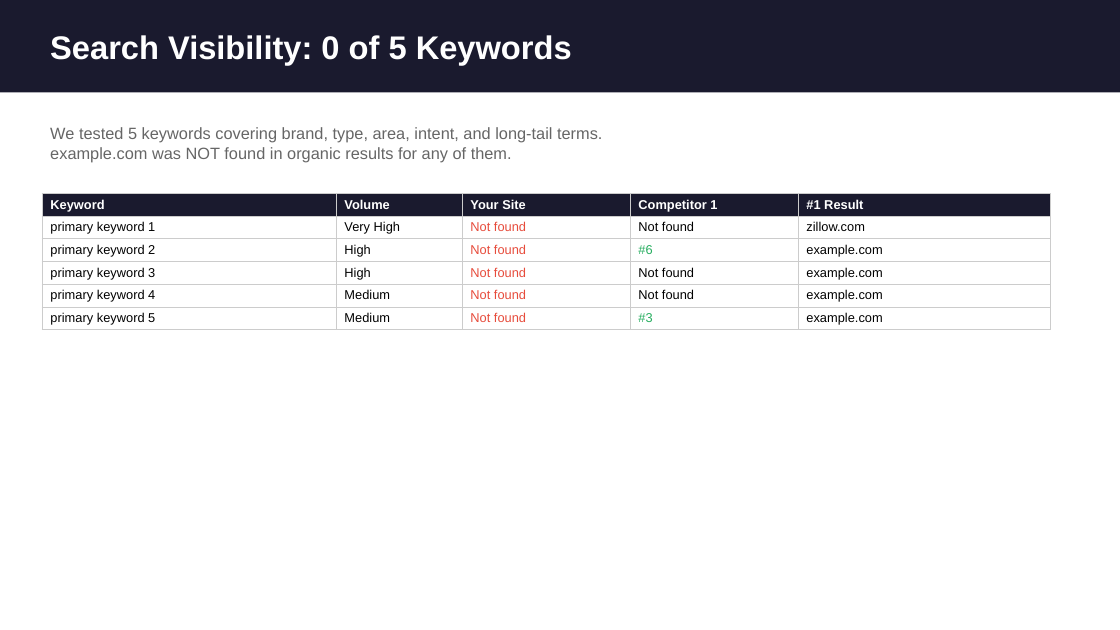
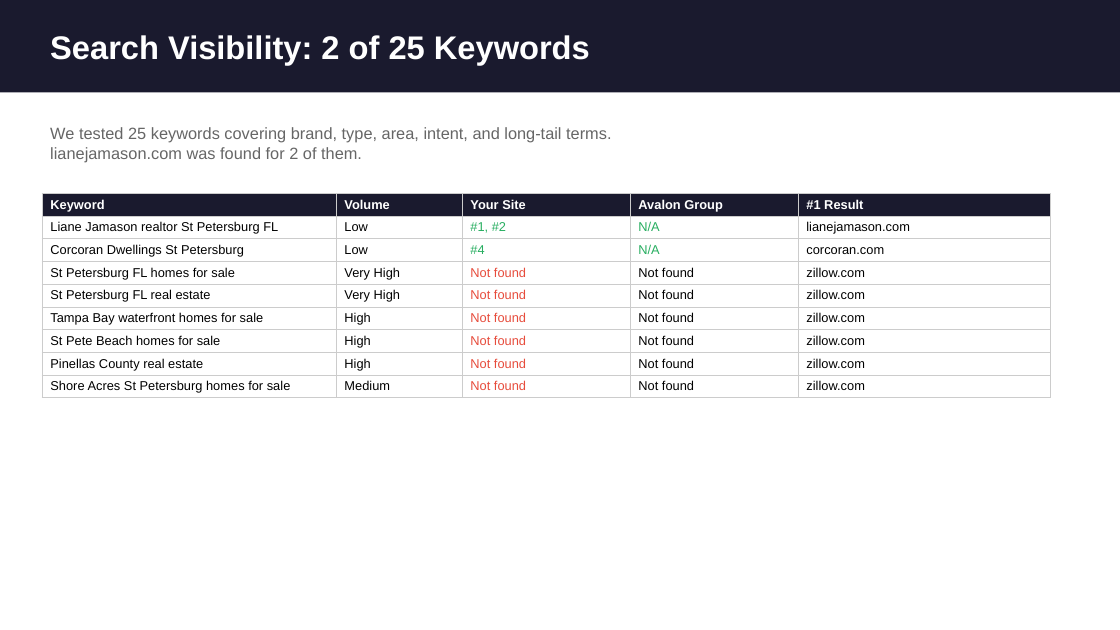
Before and after one commit to tastyppc-marketing/site-audit, a slide deck: slide 4 of clients/liane-jamason/seo/reports/SEO-Audit-Presentation.pptx. Drawn at 1120x630 pixels with LibreOffice and Linux fonts; fonts in the diff are those of the drawing. Boxes give left, top, right and bottom in pixels: in the first picture for what was removed or moved away, otherwise in the second. Text is boxed around its words. In the diff, an @@ line names an element or a change of style, - is before the commit and + after.

```diff
--- a/clients/liane-jamason/seo/reports/SEO-Audit-Presentation.pptx
+++ b/clients/liane-jamason/seo/reports/SEO-Audit-Presentation.pptx
@@ text at [50,35,590,65]: text changed @@
-Search Visibility: 0 of 5 Keywords
+Search Visibility: 2 of 25 Keywords
@@ text at [50,127,611,162]: text changed @@
-We tested 5 keywords covering brand, type, area, intent, and long-tail terms.
-example.com was NOT found in organic results for any of them.
+We tested 25 keywords covering brand, type, area, intent, and long-tail terms.
+lianejamason.com was found for 2 of them.
@@ table at [42,193,1050,397] @@
-row 1: Keyword | Volume | Your Site | Competitor 1 | #1 Result
-row 2: primary keyword 1 | Very High | Not found | Not found | zillow.com
-row 3: primary keyword 2 | High | Not found | #6 | example.com
-row 4: primary keyword 3 | High | Not found | Not found | example.com
-row 5: primary keyword 4 | Medium | Not found | Not found | example.com
-row 6: primary keyword 5 | Medium | Not found | #3 | example.com
+row 1: Keyword | Volume | Your Site | Avalon Group | #1 Result
+row 2: Liane Jamason realtor St Petersburg FL | Low | #1, #2 | N/A | lianejamason.com
+row 3: Corcoran Dwellings St Petersburg | Low | #4 | N/A | corcoran.com
+row 4: St Petersburg FL homes for sale | Very High | Not found | Not found | zillow.com
+row 5: St Petersburg FL real estate | Very High | Not found | Not found | zillow.com
+row 6: Tampa Bay waterfront homes for sale | High | Not found | Not found | zillow.com
+row 7: St Pete Beach homes for sale | High | Not found | Not found | zillow.com
+row 8: Pinellas County real estate | High | Not found | Not found | zillow.com
+row 9: Shore Acres St Petersburg homes for sale | Medium | Not found | Not found | zillow.com
```
Also in this commit, not shown: 14 other slides changed, 4 other files.
